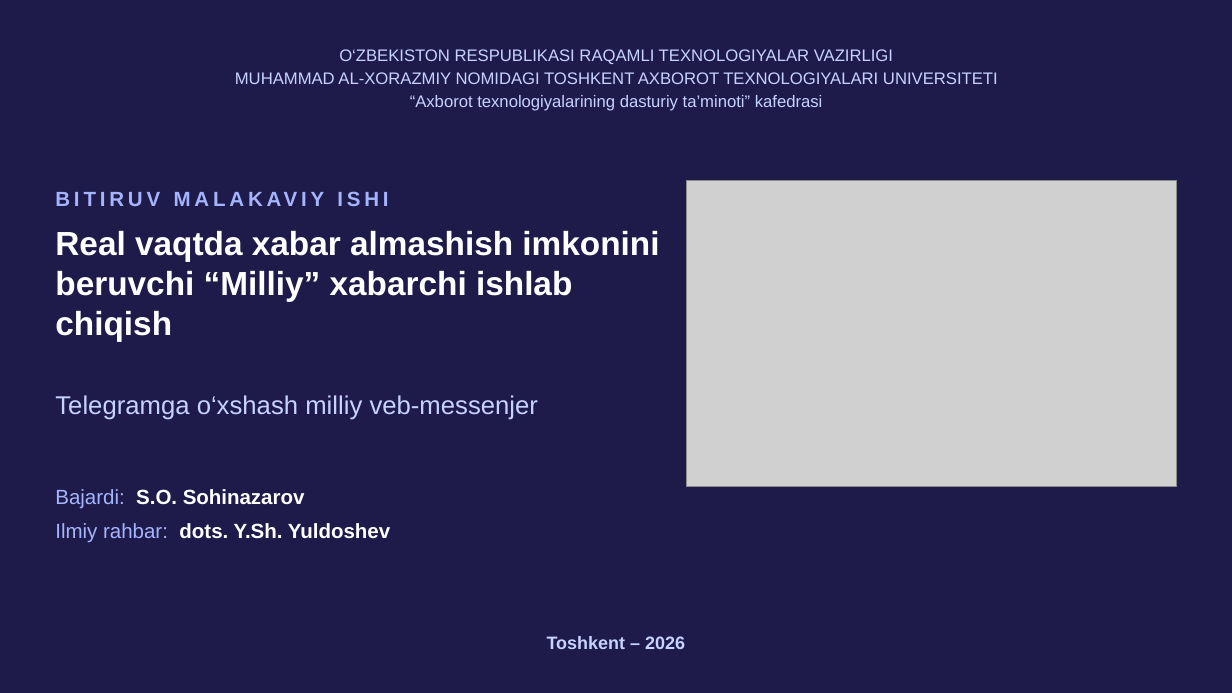
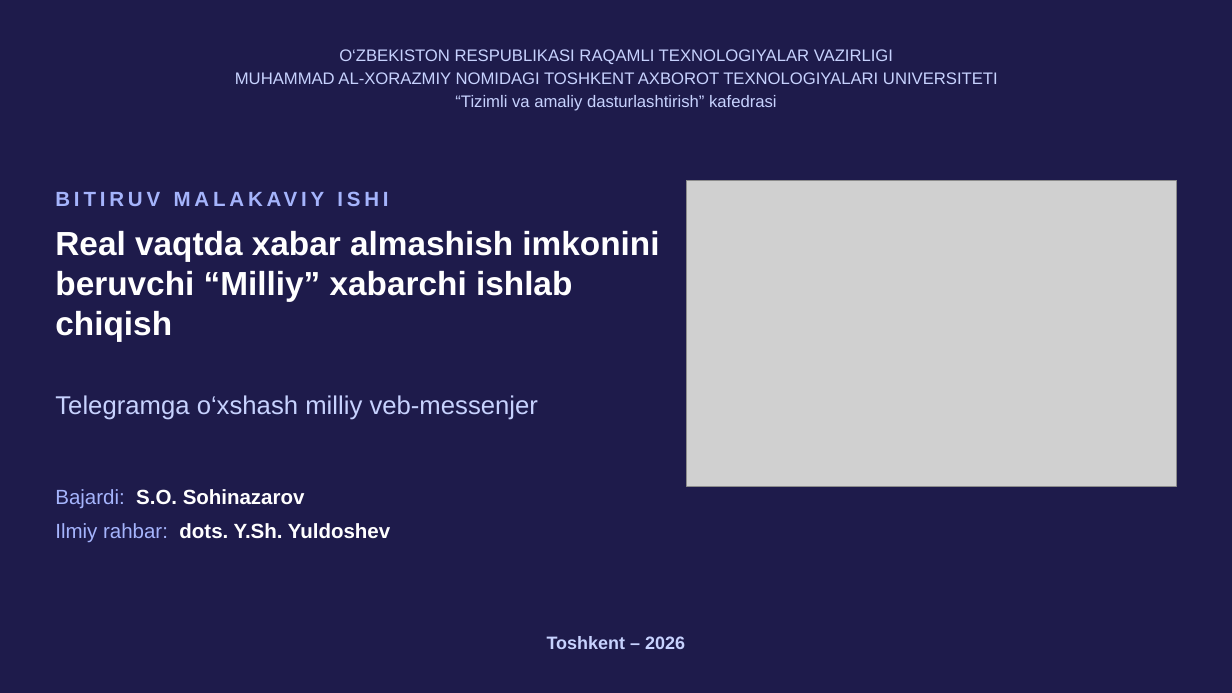
Before and after one commit to SardorSohinazarov/diplom-ish, a slide deck: slide 1 of diplom/Taqdimot_Sohinazarov_Sardor.pptx. Drawn at 1232x693 pixels with LibreOffice and Linux fonts; fonts in the diff are those of the drawing; grey boxes stand for pictures. Boxes give left, top, right and bottom in pixels: in the first picture for what was removed or moved away, otherwise in the second. Text is boxed around its words. In the diff, an @@ line names an element or a change of style, - is before the commit and + after.

```diff
--- a/diplom/Taqdimot_Sohinazarov_Sardor.pptx
+++ b/diplom/Taqdimot_Sohinazarov_Sardor.pptx
@@ text at <box>455,95,777,111</box>: text changed @@
-“Axborot texnologiyalarining dasturiy ta’minoti” kafedrasi
+“Tizimli va amaliy dasturlashtirish” kafedrasi
```
Also in this commit, not shown: 19 other files.
